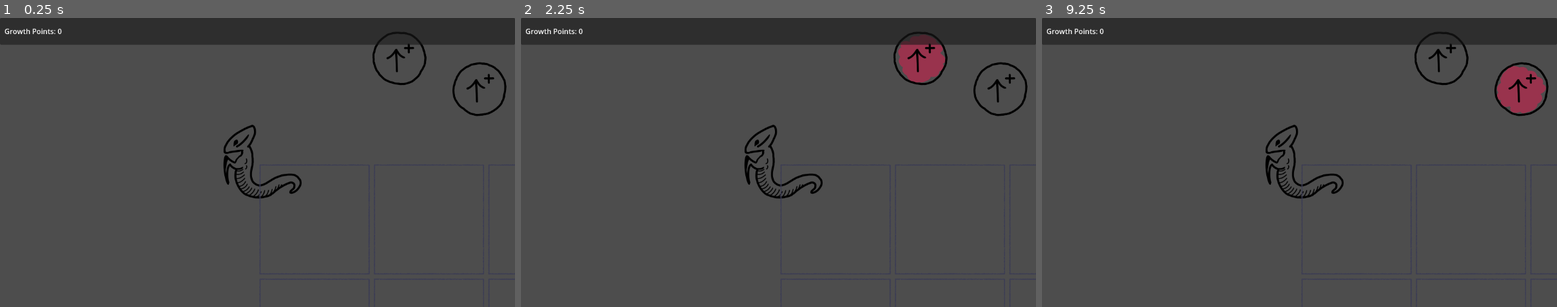
Above: before the commit, frames 1-3 (left to right).
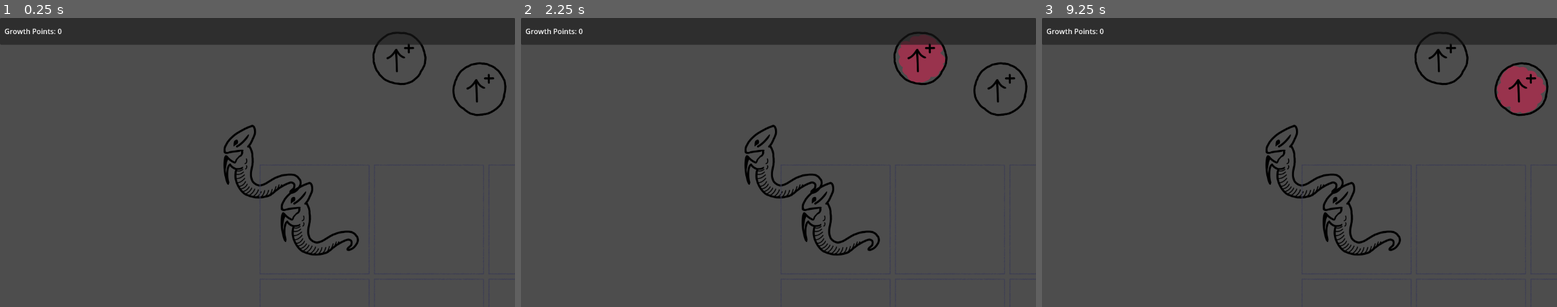
Above: after the commit, the same moments.

Repository: Surreily/slivcremental-mini
Game: Godot game, scene res://scenes/game.tscn
Two runs of this game, one before a commit and one after it. Both use one fixed random seed, a clock stepped at 60 frames per second and the inputs below.
Inputs (mouse positions are in pixels of both pictures, inside the frame that each line leads up to):
- Up to frame 1 (0.25 s): no input
- Up to frame 2 (2.25 s): tap Enter at 0.5, 2 s; drag from (778, 162) to (999, 90) at 0.52 s; tap Space at 1.25 s; drag from (999, 90) to (778, 162) at 1.27 s; move the mouse to (922, 58) at 2.02 s; click (922, 58) at 2.17 s
- Up to frame 3 (9.25 s): tap Space at 2.75, 4.25 s; drag from (1273, 220) to (1443, 58) at 2.77 s; tap Enter at 3.5 s; move the mouse to (1454, 205) at 3.52 s; click (1454, 205) at 3.67 s; drag from (1145, 119) to (1443, 58) at 4.27 s; move the mouse to (1325, 162) at 5.02 s; click (1325, 162) at 5.17 s; drag from (1222, 90) to (1356, 220) at 5.77 s; move the mouse to (1412, 148) at 6.52 s; click (1412, 148) at 6.67 s; drag from (1196, 176) to (1469, 220) at 7.27 s; move the mouse to (1351, 98) at 8.02 s; click (1351, 98) at 8.17 s; drag from (1273, 220) to (1520, 90) at 8.77 s

The runs differ from the first frame. In frame 1, 0.7% of the frame differs, in the area x 54-70%, y 56-83%; in frame 2, 0.7%; in frame 3, 0.7%.

Commit message:
Enable dynamic adding of slivers through load methods. Remove redundant code.
This reverts commit a501b9bf9fb2fef641ee6a3f9e3f6febf853e8d2.

Diff:
--- a/scripts/controllers/sliver-hive-controller.gd
+++ b/scripts/controllers/sliver-hive-controller.gd
@@ -4,6 +4,7 @@
 var slot_controllers: GridArray
 
 func _init():
+	# Set up all slots.
 	slot_controllers = GridArray.new(10, 10)
 
 	var slot_scene: Resource = load("res://scenes/slot.tscn")
@@ -15,21 +16,6 @@
 			add_child(slot)
 			slot_controllers.set_value(x, y, slot)
 
-func update_from_state() -> void:
-	# Load the scene.
-	var slot_scene: Resource = load("res://scenes/slot.tscn")
-
-	# Calculate size of hive.
-	var size_x: int = 6
-	var size_y: int = 4
-
-	# Add new slots to the hive.
-	# TODO: This will "overlap" existing slots! Perhaps preload all slots and hide those not available instead?
-	for x in size_x:
-		for y in size_y:
-			var slot: SlotController = slot_scene.instantiate()
-			slot.position = Vector2(x * 256, y * 256)
-			add_child(slot)
-
 func set_sliver(sliver: Sliver):
 	var slot: SlotController = slot_controllers.get_value(sliver.x, sliver.y)
+	slot.set_sliver(sliver)
--- a/scripts/game-manager.gd
+++ b/scripts/game-manager.gd
@@ -13,7 +13,8 @@
 	sliver_hive_controller = $"Sliver Hive"
 
 	skill_tree_controller.update_from_state()
-	sliver_hive_controller.update_from_state()
+
+	_test_save_load()
 
 func _test_save_load() -> void:
 	var sliver = Sliver.new()
--- a/scripts/io/json-loader.gd
+++ b/scripts/io/json-loader.gd
@@ -14,7 +14,7 @@
 
 	# Deserialize the data.
 	_deserialize_slivers(data["slivers"])
-	_deserialize_sliver_hive(data["slivers"])
+	_deserialize_sliver_hive(data["sliver-hive"])
 
 func _deserialize_slivers(slivers_data) -> void:
 	var slivers: Array[Sliver] = []
@@ -40,7 +40,7 @@
 
 		sliver.id = sliver_data["id"]
 
-		game_controller.sliver_hive.set_sliver(sliver)
+		game_controller.sliver_hive_controller.set_sliver(sliver)
 		State.sliver_hive.set_value(sliver_data["x"], sliver_data["y"], sliver)
 
 func _deserialize_skills(skills_data) -> void:
